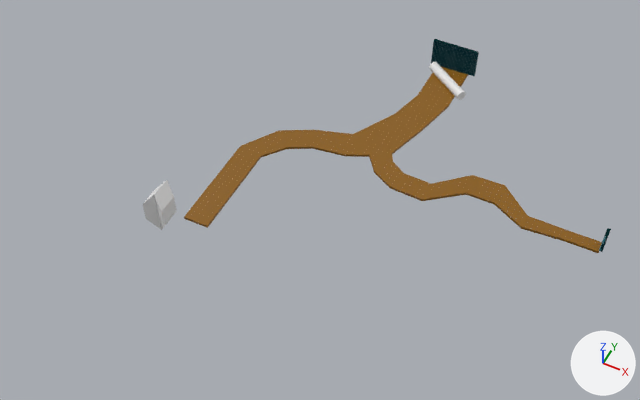
What one commit did to the Blender file PdSdJ/Assets/Models/Woods_Blockout.blend.
Rendered twice from a camera (50 mm lens) standing at (32.9, -40.7, 59.9) and looking at (9.6, 5.9, 1.7). Arrows for +X, +Y and +Z are at lower right; the lights stay in place.

In view in the first picture: 'Cube', 'Floor', 'MansionGate'.
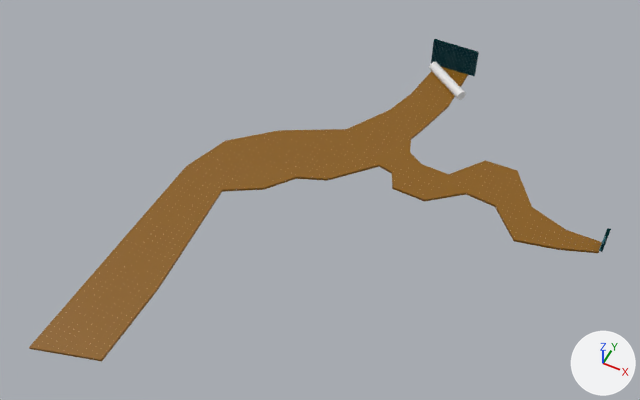
What differs and where, as boxes [x1, y1, x2, y2] in the pictures (640 x 400 px):
'Floor', reshaped (37% wider, 57% taller)
    before: [184, 66, 602, 253]
    after: [29, 66, 602, 361]
'Cube', deleted
    before: [143, 180, 177, 230]

Patch to the scene script:
```diff
--- a/PdSdJ/Assets/Models/Woods_Blockout.blend.py
+++ b/PdSdJ/Assets/Models/Woods_Blockout.blend.py
@@ me_cube_001 @@
 # used by ob_floor; location = (0.0, 0.0, 0.0); scale = (1.0, 1.0, 0.125)
-me_cube_001.from_pydata(...)  # 68 vertices, 66 faces; spans x -1.0..33.0, y 0.0..30.0, z -2.0..0.0
+me_cube_001.from_pydata(...)  # 72 vertices, 70 faces; spans x -4.6..33.0, y -16.9..30.0, z -2.0..0.0
+# me_cube_001 part 1
+# 4 vertices are removed from x -1.0..1.4, y 0.0, z -2.0..0.0
+# 5 faces are deleted
+# 6 vertices in x 12.9..17.2, y 13.6..14.7, z -2.0..0.0 move by (1.0, 1.8, 0.0)
+# 4 vertices in x 20.2..23.3, y 16.3..16.4, z -2.0..0.0 move by (0.4, 2.4, 0.0)
+# 34 vertices move from x -1.0..29.9, y 9.8..24.3, z -2.0..0.0 to x -2.6..29.8, y 4.3..24.4, z -2.0..0.0
+# 8 vertices are added at x -4.6..1.2, y -16.9..5.4, z -2.0..0.0
+# 9 new faces join them
 me_cube_001.materials.append(mat_path_material_002)
@@ ob_cube @@
-ob_cube = bpy.data.objects.new('Cube', me_cube)
-ob_cube.location = (-3.46, -0.1, 0.09)
```
